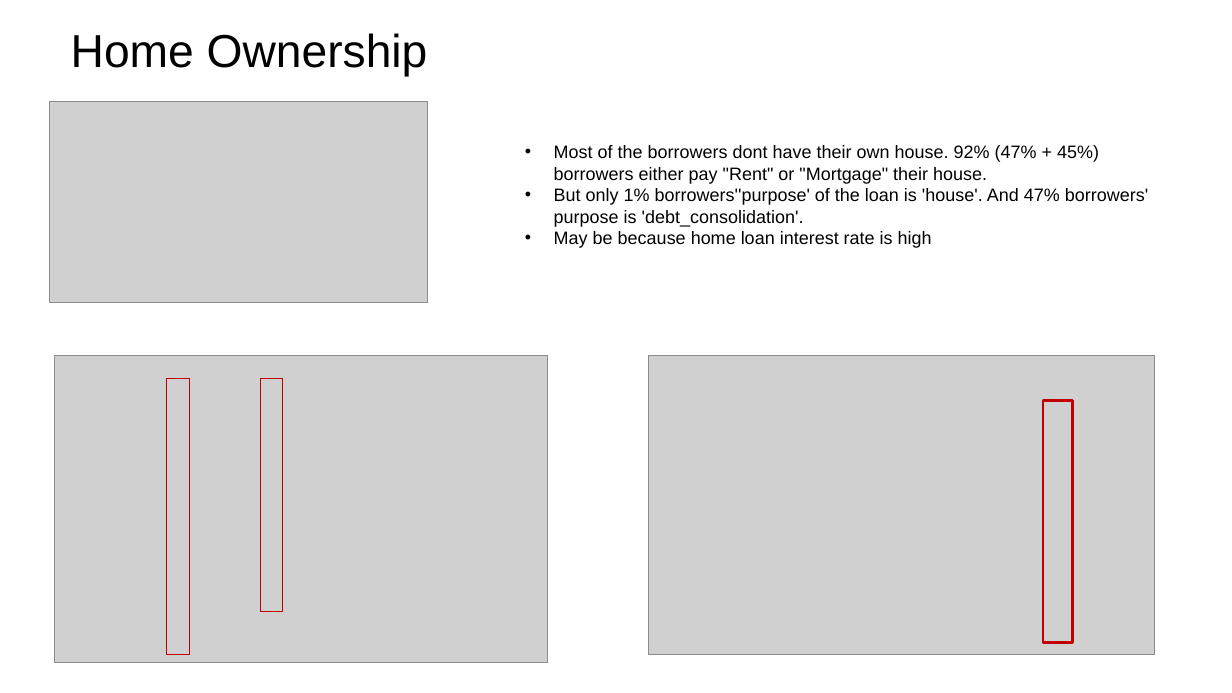
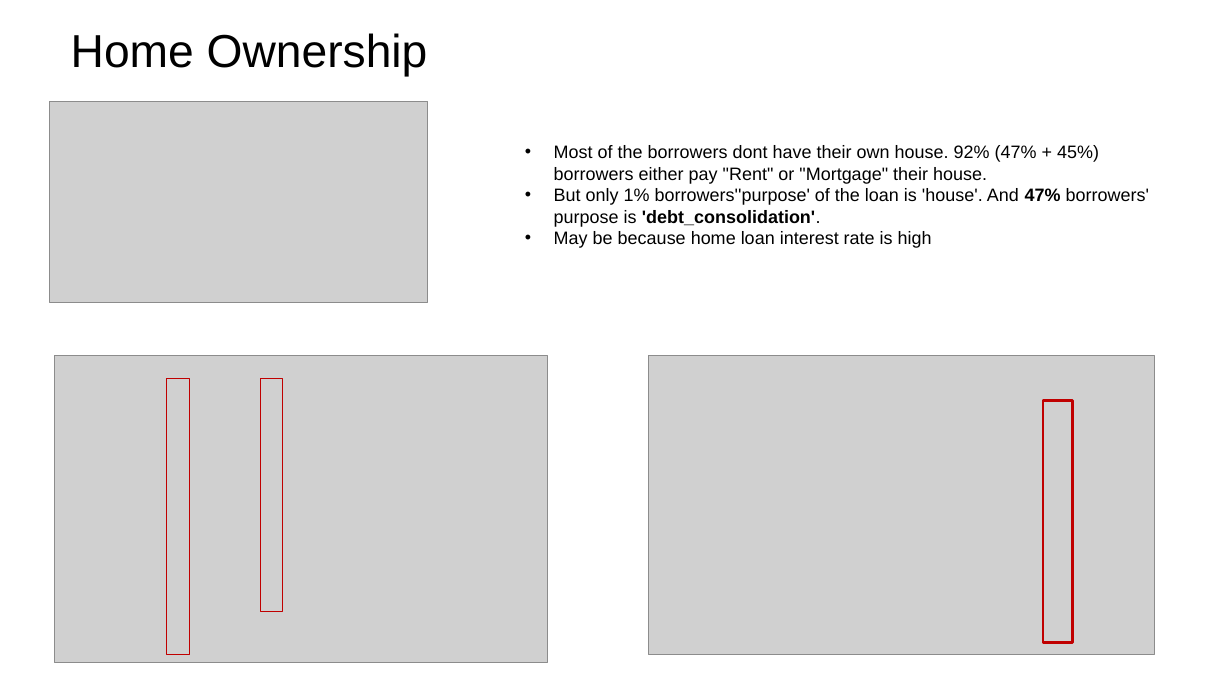
Before and after one commit to irish-luong/LandingClubCaseStudy, a slide deck: slide 9 of lending_club_case_study.pptx. Drawn at 1232x693 pixels with LibreOffice and Linux fonts; fonts in the diff are those of the drawing; grey boxes stand for pictures; background and template pictures are left out. Boxes give left, top, right and bottom in pixels: in the first picture for what was removed or moved away, otherwise in the second. Text is boxed around its words. In the diff, an @@ line names an element or a change of style, - is before the commit and + after.

```diff
--- a/lending_club_case_study.pptx
+++ b/lending_club_case_study.pptx
@@ text at (554,188,1149,227): bold on in "47% 'debt_consolidation'." @@
```
Also in this commit, not shown: 10 other slides changed.
